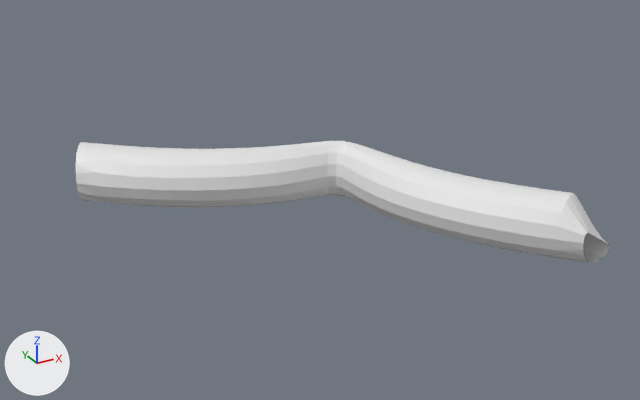
What one commit did to the OBJ model docs/meshes/curved_bent.obj.
Rendered twice from a camera (50 mm lens) standing at (-1.47, -2.83, 1.25) and looking at (-0.07, -0.28, -0.03). The axes (+X, +Y, +Z) are drawn at lower left. The lights are the same throughout. The older version comes first. Where no turn or scale is listed for an object, it has been applied to the vertices.

The first picture shows 'curved_bent'.
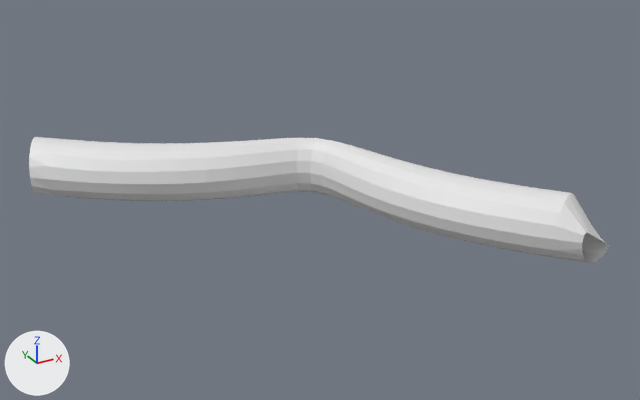
Boxes [x1, y1, x2, y2] around the edits, measured in the pictures (640 x 400 px):
'curved_bent', reshaped (9% wider): before [76, 141, 611, 263]; after [29, 137, 610, 263]

The change in detail:
me_curved_bent is used by ob_curved_bent; location (0.0, 0.0, 0.0).
me_curved_bent had 400 vertices, 384 faces and spanned x -0.808..0.652, y -1.035..0.452, z -0.111..0.109.
me_curved_bent now has 400 vertices, 384 faces and spans x -0.945..0.65, y -1.032..0.59, z -0.109..0.108.
me_curved_bent part 1: 400 of 400 vertices moved; they spanned x -0.808..0.652, y -1.035..0.452, z -0.111..0.109 and now span x -0.945..0.65, y -1.032..0.59, z -0.109..0.108; mean shift (-0.07, 0.071, 0.001).
